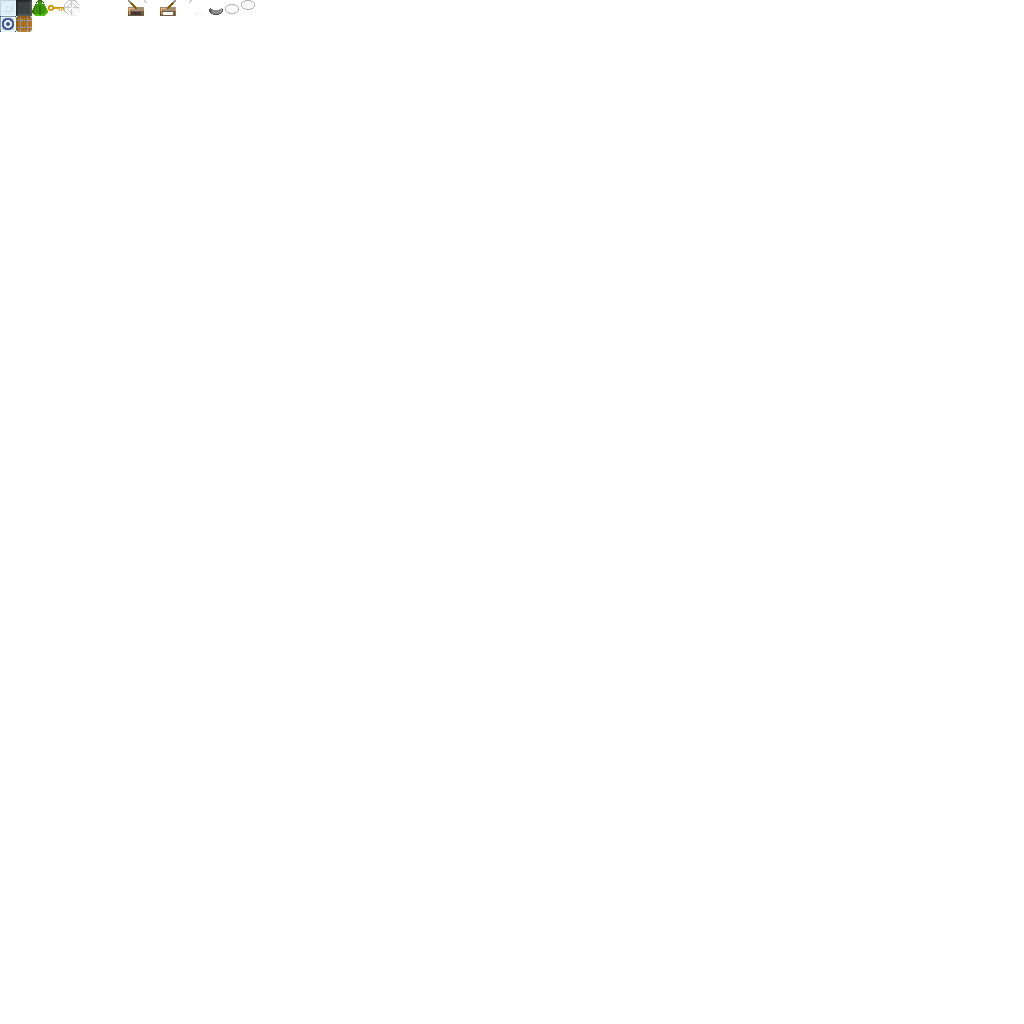
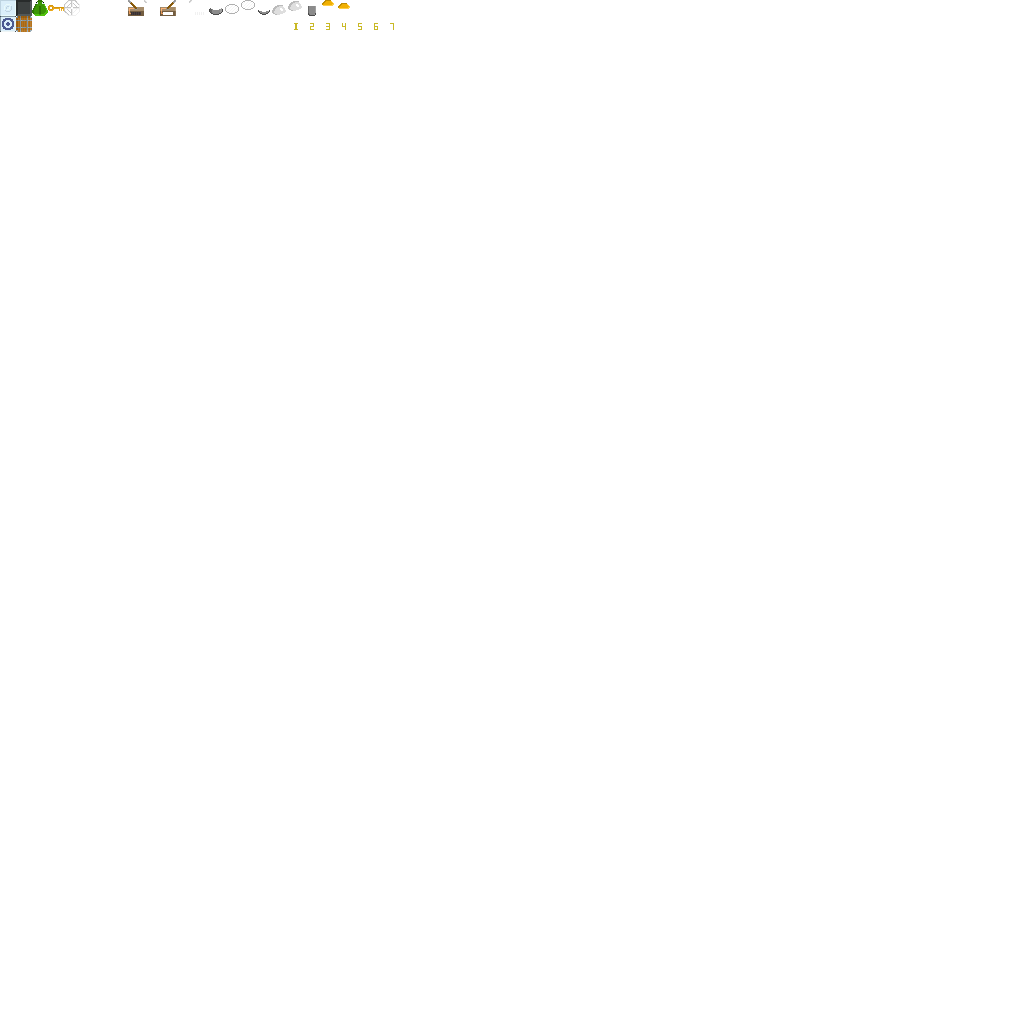
Two versions of the same layered image (1024x1024). Layer-by-layer changes:
added layer "Button_Pressed" above "Button_Unpressed" over [338,3,350,9]
added layer "Button_Unpressed" above "Numbers" over [322,0,334,6]
added group "Numbers" with 7 layers above "Button_Pedestal" over [294,23,394,30]
added layer "1" in group "Numbers" over [294,23,298,30]
added layer "2" in group "Numbers" over [310,23,314,30]
added layer "3" in group "Numbers" over [326,23,330,30]
added layer "4" in group "Numbers" over [342,23,346,30]
added layer "5" in group "Numbers" over [358,23,362,30]
added layer "6" in group "Numbers" over [374,23,378,30]
added layer "7" in group "Numbers" over [390,23,394,30]
added layer "Button_Pedestal" above "Button Kopie" over [308,6,316,16]
added layer "Button Kopie" above "Button" over [272,5,286,15]
added layer "Button" above "Blockade" over [258,1,302,15]
